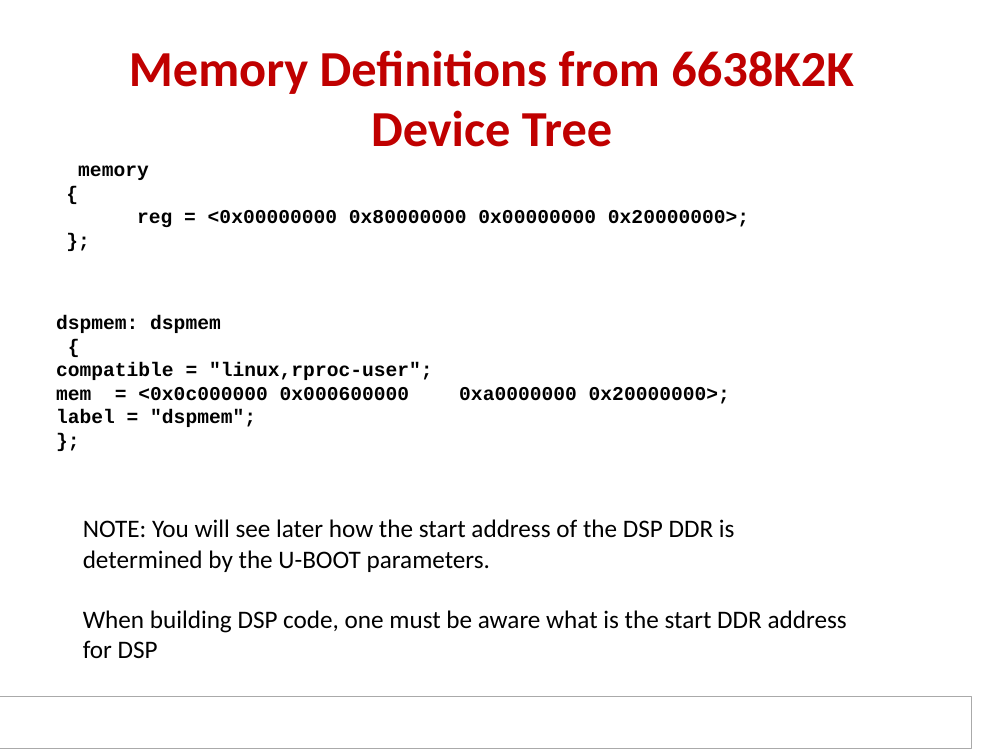
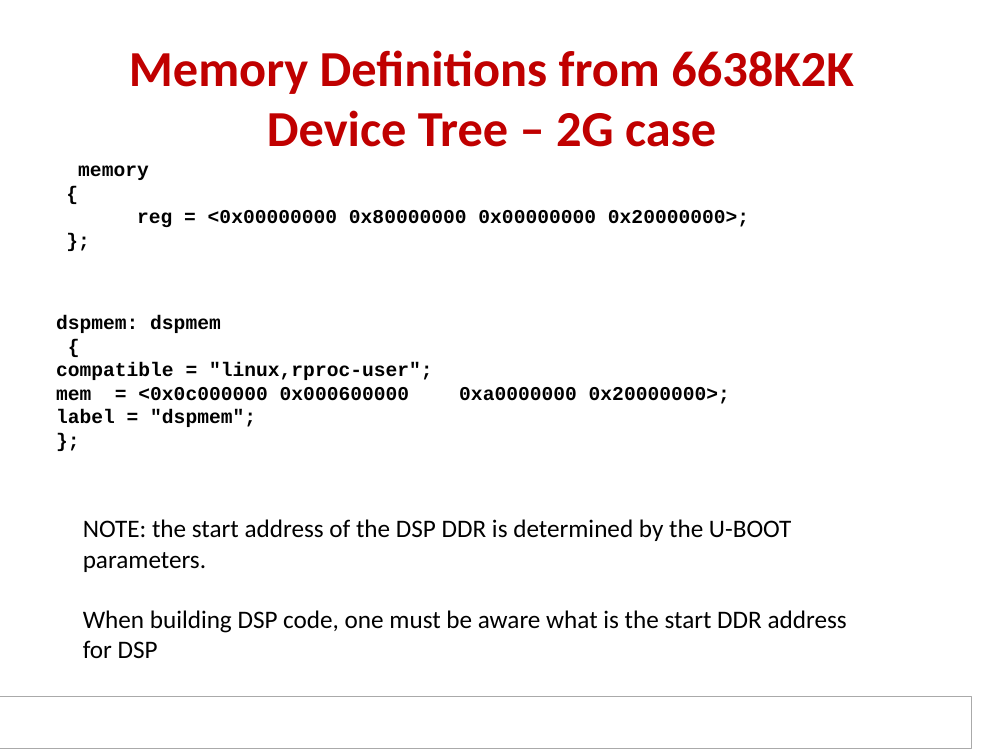
Before and after one commit to hari1989/keystone-workshop, a slide deck: slide 34 of slides/KeyStone ARM DSP.pptx (slide 25 before the commit). Drawn at 1008x756 pixels with LibreOffice and Linux fonts; fonts in the diff are those of the drawing; background and template pictures are left out. Boxes give left, top, right and bottom in pixels: in the first picture for what was removed or moved away, otherwise in the second. Text is boxed around its words. In the diff, an @@ line names an element or a change of style, - is before the commit and + after.

```diff
--- a/slides/KeyStone ARM DSP.pptx
+++ b/slides/KeyStone ARM DSP.pptx
@@ title at bbox=[129, 50, 854, 147]: text changed @@
-Memory Definitions from 6638K2K
-Device Tree
+Memory Definitions from 6638K2K
+Device Tree – 2G case
@@ text at bbox=[83, 519, 792, 572]: text changed @@
-NOTE: You will see later how the start address of the DSP DDR is determined by the U-BOOT parameters.
+NOTE: the start address of the DSP DDR is determined by the U-BOOT parameters.
```
Also in this commit, not shown: 5 other slides changed, 4 slides added, 9 slides removed.
